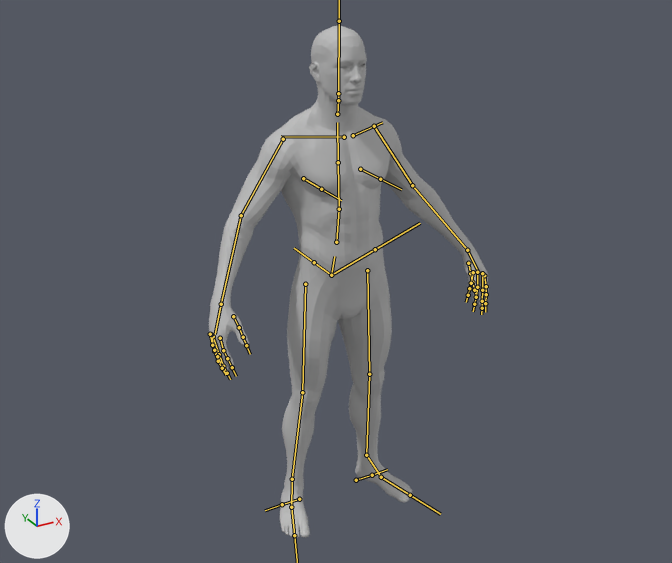
One commit to the FBX model Assets/Game/Prefabs/Character/Male_MetaRig_Animated.fbx: the scene before it, then after it.
Camera for both pictures: a 50 mm camera at (-3.59, -6.48, 5.56) aimed at (-0.32, -0.54, 2.59). The axes (+X, +Y, +Z) are drawn at lower left. The lights are the same throughout. The bones that bend it are drawn over the model as lines.
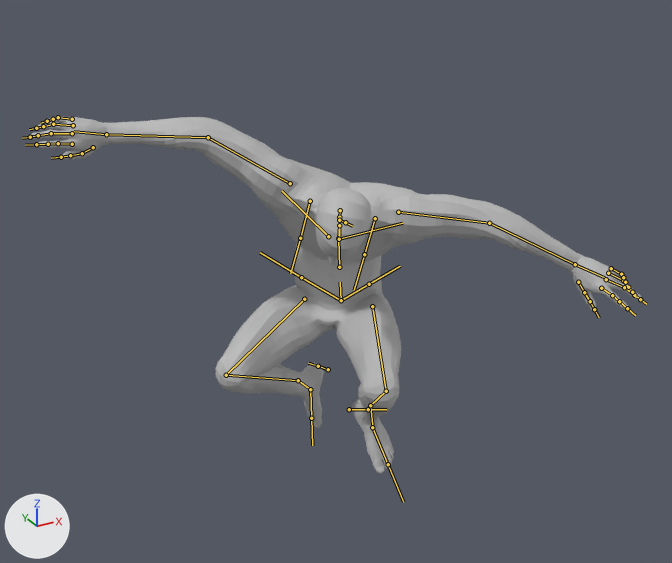
The newer file adds an action. The first version stands in its rest pose; the second is drawn at frame 3 of the action 'Metarig|Falling'.

Changed parts and their boxes [x1, y1, x2, y2] in the pictures (672 x 563 px):
'Mesh', posed (117% wider, 30% shorter)
    before: [209, 26, 489, 538]
    after: [31, 116, 641, 473]
bone 'spine', root to tip
    before: (331, 275) to (334, 256)
    after: (341, 300) to (340, 282)
bone 'spine.001', root to tip
    before: (336, 242) to (339, 209)
    after: (339, 267) to (338, 238)
bone 'spine.002', root to tip
    before: (339, 209) to (338, 162)
    after: (338, 238) to (339, 225)
bone 'spine.003', root to tip
    before: (338, 162) to (337, 122)
    after: (339, 225) to (339, 236)
bone 'spine.004', root to tip
    before: (337, 114) to (338, 100)
    after: (340, 210) to (339, 217)
bone 'spine.006', root to tip
    before: (338, 93) to (339, 21)
    after: (339, 220) to (345, 222)
bone 'shoulder.L', root to tip
    before: (353, 135) to (382, 122)
    after: (339, 239) to (402, 223)
bone 'upper_arm.L', root to tip
    before: (374, 126) to (412, 185)
    after: (398, 212) to (489, 223)
bone 'forearm.L', root to tip
    before: (412, 185) to (467, 250)
    after: (489, 223) to (575, 264)
bone 'hand.L', root to tip
    before: (467, 250) to (478, 272)
    after: (575, 264) to (604, 277)
bone 'f_index.01.L', root to tip
    before: (484, 275) to (486, 286)
    after: (601, 288) to (612, 295)
bone 'f_middle.01.L', root to tip
    before: (482, 273) to (482, 290)
    after: (606, 279) to (624, 287)
bone 'f_middle.02.L', root to tip
    before: (482, 290) to (482, 301)
    after: (624, 287) to (634, 295)
bone 'f_ring.01.L', root to tip
    before: (477, 272) to (477, 287)
    after: (608, 273) to (623, 280)
bone 'f_ring.02.L', root to tip
    before: (477, 287) to (476, 297)
    after: (623, 280) to (628, 287)
bone 'f_pinky.02.L', root to tip
    before: (471, 283) to (469, 288)
    after: (621, 274) to (623, 277)
bone 'shoulder.R', root to tip
    before: (344, 137) to (281, 136)
    after: (328, 236) to (282, 191)
bone 'upper_arm.R', root to tip
    before: (283, 139) to (241, 215)
    after: (290, 183) to (208, 137)
bone 'forearm.R', root to tip
    before: (241, 215) to (221, 304)
    after: (208, 137) to (106, 134)
bone 'hand.R', root to tip
    before: (221, 304) to (215, 334)
    after: (106, 134) to (74, 131)
bone 'f_index.01.R', root to tip
    before: (220, 338) to (223, 350)
    after: (72, 144) to (58, 143)
bone 'thumb.01.R', root to tip
    before: (233, 316) to (239, 327)
    after: (93, 147) to (82, 153)
bone 'thumb.02.R', root to tip
    before: (239, 327) to (243, 337)
    after: (82, 153) to (70, 155)
bone 'f_middle.01.R', root to tip
    before: (213, 336) to (219, 354)
    after: (72, 133) to (51, 133)
bone 'f_middle.02.R', root to tip
    before: (219, 354) to (223, 366)
    after: (51, 133) to (38, 135)
bone 'f_ring.01.R', root to tip
    before: (211, 334) to (214, 351)
    after: (73, 125) to (53, 124)
bone 'f_ring.02.R', root to tip
    before: (214, 351) to (218, 361)
    after: (53, 124) to (43, 126)
bone 'f_pinky.01.R', root to tip
    before: (210, 334) to (212, 345)
    after: (72, 119) to (58, 117)
bone 'f_pinky.02.R', root to tip
    before: (212, 345) to (214, 350)
    after: (58, 117) to (53, 119)
bone 'thigh.L', root to tip
    before: (367, 270) to (369, 374)
    after: (372, 306) to (386, 391)
bone 'shin.L', root to tip
    before: (369, 374) to (366, 455)
    after: (386, 391) to (370, 405)
bone 'foot.L', root to tip
    before: (366, 455) to (382, 479)
    after: (370, 405) to (373, 429)
bone 'thigh.R', root to tip
    before: (305, 284) to (302, 392)
    after: (304, 299) to (226, 375)
bone 'shin.R', root to tip
    before: (302, 392) to (292, 479)
    after: (226, 375) to (298, 380)
bone 'foot.R', root to tip
    before: (292, 479) to (291, 509)
    after: (298, 380) to (311, 390)

The edits, one by one:
Bone 'spine' (bone_spine) moves from (0.0, 0.0, 0.0) to (0.06, -0.21, 0.12).
Bone 'spine' (bone_spine) turns from (0, 0, 0) to (-9, -41, 13) degrees about its own x, y and z.
Bone 'spine.001' (bone_spine_001) turns from (0, 0, 0) to (14, 0, -3) degrees about its own x, y and z.
Bone 'spine.002' (bone_spine_002) turns from (0, 0, 0) to (44, 4, -10) degrees about its own x, y and z.
Bone 'spine.003' (bone_spine_003) turns from (0, 0, 0) to (30, 2, -7) degrees about its own x, y and z.
Bone 'spine.004' (bone_spine_004) moves from (0.0, 0.0, 0.0) to (-0.05, -0.09, -0.19).
Bone 'spine.004' (bone_spine_004) turns from (0, 0, 0) to (1, 2, -1) degrees about its own x, y and z.
Bone 'spine.006' (bone_spine_006) turns from (0, 0, 0) to (-16, 1, 0) degrees about its own x, y and z.
Bone 'shoulder.L' (bone_shoulder_l) moves from (0.0, 0.0, 0.0) to (-0.15, 0.05, 0.05).
Bone 'upper_arm.L' (bone_upper_arm_l) turns from (0, 0, 0) to (-5, -4, 56) degrees about its own x, y and z.
Bone 'forearm.L' (bone_forearm_l) turns from (0, 0, 0) to (-10, 0, 0) degrees about its own x, y and z.
Bone 'hand.L' (bone_hand_l) turns from (0, 0, 0) to (9, -37, 32) degrees about its own x, y and z.
Bone 'f_index.01.L' (bone_f_index_01_l) turns from (0, 0, 0) to (-22, -1, -11) degrees about its own x, y and z.
Bone 'f_middle.01.L' (bone_f_middle_01_l) turns from (0, 0, 0) to (-19, -4, -11) degrees about its own x, y and z.
Bone 'f_middle.02.L' (bone_f_middle_02_l) turns from (0, 0, 0) to (16, 0, 1) degrees about its own x, y and z.
Bone 'f_ring.01.L' (bone_f_ring_01_l) turns from (0, 0, 0) to (-2, -2, -8) degrees about its own x, y and z.
Bone 'f_ring.02.L' (bone_f_ring_02_l) turns from (0, 0, 0) to (22, 1, 1) degrees about its own x, y and z.
Bone 'f_pinky.02.L' (bone_f_pinky_02_l) turns from (0, 0, 0) to (29, 1, -1) degrees about its own x, y and z.
Bone 'shoulder.R' (bone_shoulder_r) moves from (0.0, 0.0, 0.0) to (0.11, 0.11, 0.04).
Bone 'upper_arm.R' (bone_upper_arm_r) turns from (0, 0, 0) to (-11, 17, -55) degrees about its own x, y and z.
Bone 'forearm.R' (bone_forearm_r) turns from (0, 0, 0) to (-1, 0, 0) degrees about its own x, y and z.
Bone 'hand.R' (bone_hand_r) turns from (0, 0, 0) to (11, 12, -38) degrees about its own x, y and z.
Bone 'f_index.01.R' (bone_f_index_01_r) turns from (0, 0, 0) to (-17, 4, 17) degrees about its own x, y and z.
Bone 'thumb.01.R' (bone_thumb_01_r) turns from (0, 0, 0) to (3, 10, -10) degrees about its own x, y and z.
Bone 'thumb.02.R' (bone_thumb_02_r) turns from (0, 0, 0) to (-20, 0, 0) degrees about its own x, y and z.
Bone 'f_middle.01.R' (bone_f_middle_01_r) turns from (0, 0, 0) to (-20, 3, 4) degrees about its own x, y and z.
Bone 'f_middle.02.R' (bone_f_middle_02_r) turns from (0, 0, 0) to (27, 0, -1) degrees about its own x, y and z.
Bone 'f_ring.01.R' (bone_f_ring_01_r) turns from (0, 0, 0) to (-9, 0, 1) degrees about its own x, y and z.
Bone 'f_ring.02.R' (bone_f_ring_02_r) turns from (0, 0, 0) to (30, -1, -1) degrees about its own x, y and z.
Bone 'f_pinky.01.R' (bone_f_pinky_01_r) turns from (0, 0, 0) to (-8, -2, -9) degrees about its own x, y and z.
Bone 'f_pinky.02.R' (bone_f_pinky_02_r) turns from (0, 0, 0) to (33, -1, 0) degrees about its own x, y and z.
Bone 'thigh.L' (bone_thigh_l) turns from (0, 0, 0) to (-74, -18, 4) degrees about its own x, y and z.
Bone 'shin.L' (bone_shin_l) turns from (0, 0, 0) to (122, 0, 1) degrees about its own x, y and z.
Bone 'foot.L' (bone_foot_l) turns from (0, 0, 0) to (4, -9, 7) degrees about its own x, y and z.
Bone 'thigh.R' (bone_thigh_r) turns from (0, 0, 0) to (-68, 23, -1) degrees about its own x, y and z.
Bone 'shin.R' (bone_shin_r) turns from (0, 0, 0) to (128, 0, -1) degrees about its own x, y and z.
Bone 'foot.R' (bone_foot_r) turns from (0, 0, 0) to (30, -8, -13) degrees about its own x, y and z.
